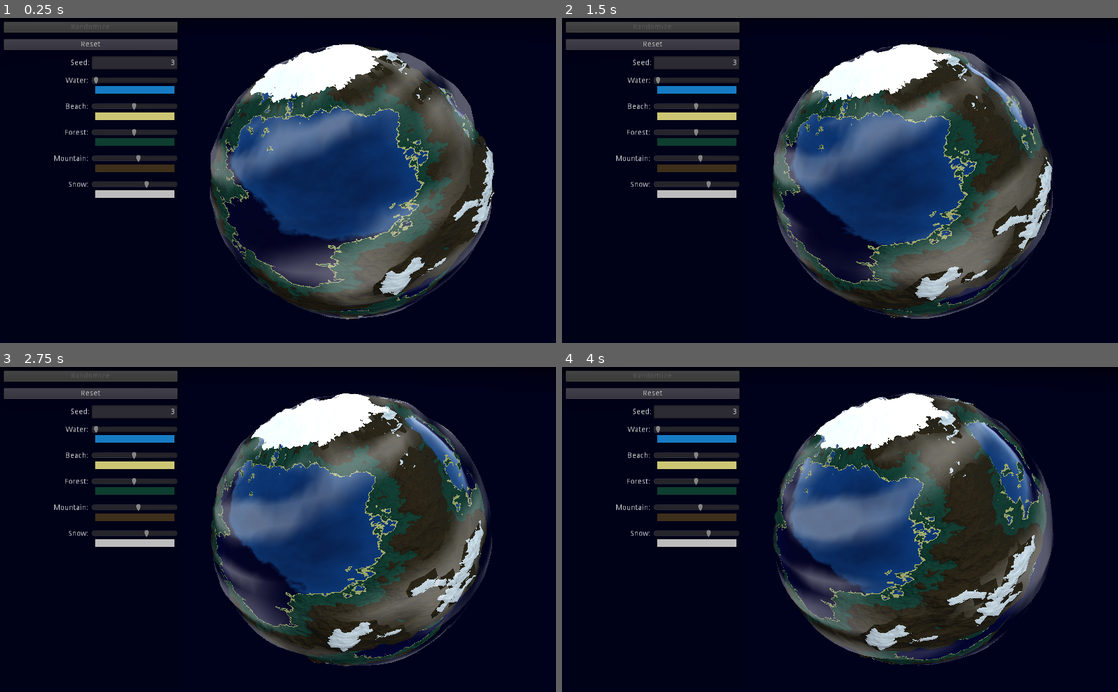
Above: before the commit, frames 1-4 (two rows, left to right).
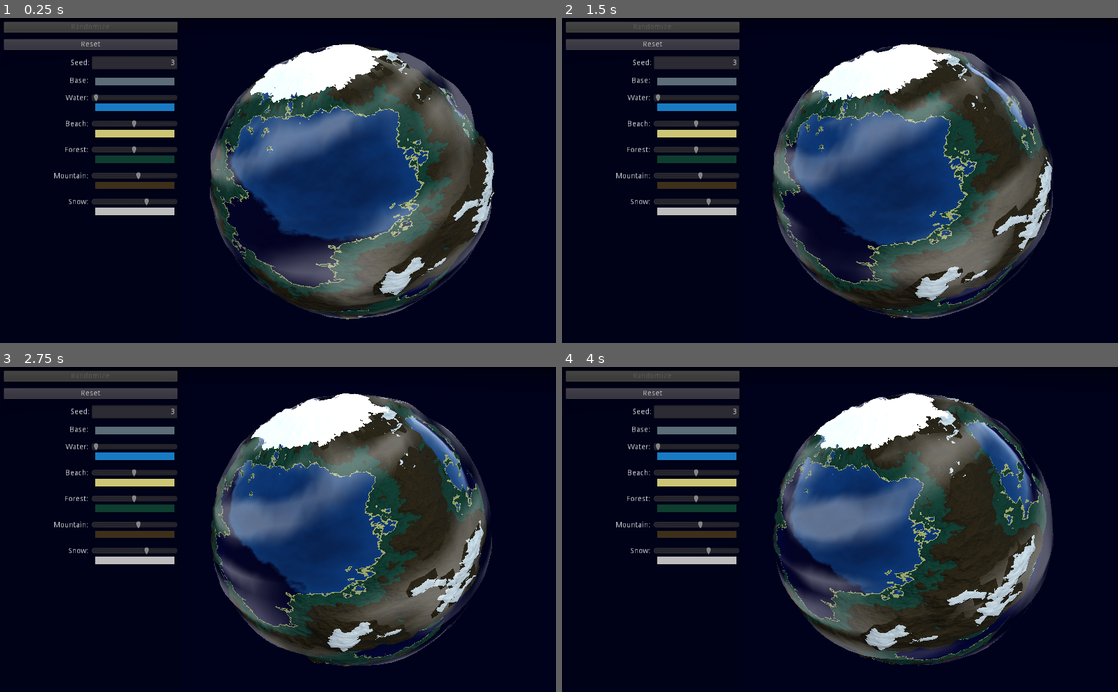
Above: after the commit, the same moments.

Repository: RichoM/SimplexNoiseTest
Game: Godot game, scene res://Test.tscn
The game is run twice, just before and just after one commit, with the same random seed, the same clock (stepped at 60 frames per second) and the same inputs.
Inputs:
- Up to frame 1 (0.25 s): no input
- Up to frame 2 (1.5 s): no input
- Up to frame 3 (2.75 s): no input
- Up to frame 4 (4 s): no input

The runs differ from the first frame. In frame 1, 5.2% of the frame differs, in the area x 9-32%, y 18-61%; in frame 2, 5.2%; in frame 3, 5.2%; in frame 4, 5.2%.

Commit message:
Added the base color as a setting

Diff:
--- a/godot/GUI.gd
+++ b/godot/GUI.gd
@@ -2,6 +2,7 @@
 
 export var planet : NodePath
 export var seed_input : NodePath
+export var base_color : NodePath
 export var water_threshold : NodePath
 export var water_color : NodePath
 export var beach_threshold : NodePath
@@ -32,6 +33,7 @@
 	initial_values["mountain.threshold"] = get_terrain_threshold("mountain")
 	initial_values["snow.threshold"] = get_terrain_threshold("snow")
 
+	initial_values["base.color"] = get_terrain_color("base")
 	initial_values["water.color"] = get_terrain_color("water")
 	initial_values["beach.color"] = get_terrain_color("beach")
 	initial_values["forest.color"] = get_terrain_color("forest")
@@ -47,6 +49,7 @@
 	(get_node(mountain_threshold) as HSlider).value = get_terrain_threshold("mountain")
 	(get_node(snow_threshold) as HSlider).value = get_terrain_threshold("snow")
 
+	(get_node(base_color) as ColorPickerButton).color = get_terrain_color("base")
 	(get_node(water_color) as ColorPickerButton).color = get_terrain_color("water")
 	(get_node(beach_color) as ColorPickerButton).color = get_terrain_color("beach")
 	(get_node(forest_color) as ColorPickerButton).color = get_terrain_color("forest")
@@ -127,6 +130,9 @@
 	set_terrain_color("snow", color)
 
 
+func _on_base_color_color_changed(color):
+	set_terrain_color("base", color)
+
 func _on_reset_button_pressed():
 	set_seed(initial_values["seed"])
 
--- a/godot/GUI.tscn
+++ b/godot/GUI.tscn
@@ -10,6 +10,7 @@
 "_edit_use_anchors_": false
 }
 seed_input = NodePath("Panel/Controls/SeedControl/seed")
+base_color = NodePath("Panel/Controls/BaseControl/right/base_color")
 water_threshold = NodePath("Panel/Controls/WaterControl/right/water_threshold")
 water_color = NodePath("Panel/Controls/WaterControl/right/water_color")
 beach_threshold = NodePath("Panel/Controls/BeachControl/right/beach_threshold")
@@ -91,10 +92,51 @@
 "_edit_use_anchors_": false
 }
 
+[node name="BaseControl" type="HBoxContainer" parent="Panel/Controls"]
+margin_top = 100.0
+margin_right = 320.0
+margin_bottom = 120.0
+__meta__ = {
+"_edit_use_anchors_": false
+}
+
+[node name="left" type="MarginContainer" parent="Panel/Controls/BaseControl"]
+margin_right = 158.0
+margin_bottom = 20.0
+size_flags_horizontal = 3
+custom_constants/margin_right = 2
+custom_constants/margin_top = 2
+
+[node name="label" type="Label" parent="Panel/Controls/BaseControl/left"]
+margin_top = 2.0
+margin_right = 156.0
+margin_bottom = 20.0
+size_flags_horizontal = 3
+size_flags_vertical = 1
+text = "Base:"
+align = 2
+__meta__ = {
+"_edit_use_anchors_": false
+}
+
+[node name="right" type="VBoxContainer" parent="Panel/Controls/BaseControl"]
+margin_left = 162.0
+margin_right = 320.0
+margin_bottom = 20.0
+size_flags_horizontal = 3
+custom_constants/separation = 0
+
+[node name="base_color" type="ColorPickerButton" parent="Panel/Controls/BaseControl/right"]
+margin_right = 158.0
+margin_bottom = 20.0
+flat = true
+color = Color( 1, 1, 1, 1 )
+edit_alpha = false
+
 [node name="WaterControl" type="HBoxContainer" parent="Panel/Controls"]
-margin_top = 100.0
-margin_right = 320.0
-margin_bottom = 136.0
+margin_top = 132.0
+margin_right = 320.0
+margin_bottom = 168.0
 __meta__ = {
 "_edit_use_anchors_": false
 }
@@ -140,9 +182,9 @@
 edit_alpha = false
 
 [node name="BeachControl" type="HBoxContainer" parent="Panel/Controls"]
-margin_top = 148.0
-margin_right = 320.0
-margin_bottom = 184.0
+margin_top = 180.0
+margin_right = 320.0
+margin_bottom = 216.0
 __meta__ = {
 "_edit_use_anchors_": false
 }
@@ -188,9 +230,9 @@
 edit_alpha = false
 
 [node name="ForestControl" type="HBoxContainer" parent="Panel/Controls"]
-margin_top = 196.0
-margin_right = 320.0
-margin_bottom = 232.0
+margin_top = 228.0
+margin_right = 320.0
+margin_bottom = 264.0
 __meta__ = {
 "_edit_use_anchors_": false
 }
@@ -236,9 +278,9 @@
 edit_alpha = false
 
 [node name="MountainControl" type="HBoxContainer" parent="Panel/Controls"]
-margin_top = 244.0
-margin_right = 320.0
-margin_bottom = 280.0
+margin_top = 276.0
+margin_right = 320.0
+margin_bottom = 312.0
 __meta__ = {
 "_edit_use_anchors_": false
 }
@@ -284,9 +326,9 @@
 edit_alpha = false
 
 [node name="SnowControl" type="HBoxContainer" parent="Panel/Controls"]
-margin_top = 292.0
-margin_right = 320.0
-margin_bottom = 328.0
+margin_top = 324.0
+margin_right = 320.0
+margin_bottom = 360.0
 __meta__ = {
 "_edit_use_anchors_": false
 }
@@ -333,6 +375,7 @@
 [connection signal="pressed" from="Panel/Controls/reset_button" to="." method="_on_reset_button_pressed"]
 [connection signal="focus_exited" from="Panel/Controls/SeedControl/seed" to="." method="_on_seed_focus_exited"]
 [connection signal="text_entered" from="Panel/Controls/SeedControl/seed" to="." method="_on_seed_text_entered"]
+[connection signal="color_changed" from="Panel/Controls/BaseControl/right/base_color" to="." method="_on_base_color_color_changed"]
 [connection signal="value_changed" from="Panel/Controls/WaterControl/right/water_threshold" to="." method="_on_water_threshold_value_changed"]
 [connection signal="color_changed" from="Panel/Controls/WaterControl/right/water_color" to="." method="_on_water_color_changed"]
 [connection signal="value_changed" from="Panel/Controls/BeachControl/right/beach_threshold" to="." method="_on_beach_threshold_value_changed"]
--- a/godot/terrain_sphere.shader
+++ b/godot/terrain_sphere.shader
@@ -1,13 +1,14 @@
 shader_type spatial;
 
 uniform vec2 offset;
+uniform vec4 base : hint_color;
 uniform vec4 water : hint_color;
 uniform vec4 beach : hint_color;
 uniform vec4 forest : hint_color;
 uniform vec4 mountain : hint_color;
 uniform vec4 snow : hint_color;
-uniform sampler2D noise_sampler;
-uniform sampler2D noise_normal;
+uniform sampler2D noise_sampler : hint_albedo;
+uniform sampler2D noise_normal : hint_normal;
 
 uniform float water_threshold = 0.0;
 uniform float beach_threshold = 0.5;
@@ -45,7 +46,7 @@
 	} else if (noise.r > beach_threshold) {
 		disp = noise.r * 0.05;
 	}
-	disp = min(disp, 0.75);
+
 
 	if (UV.y < noise.x / 5.0 || UV.y > 1.0 - noise.x / 5.0) {
 		//disp = 0.015 * UV.y + 0.055;
@@ -73,7 +74,7 @@
 		EMISSION = vec3(.01);
 
 	} else {
-		vec4 color = vec4(1.0);
+		vec4 color = base;
 		if (noise.x > water_threshold && noise.x < beach_threshold) { // Water
 			color = water;
 			ROUGHNESS = 0.001;
--- a/godot/terrain_sphere.tres
+++ b/godot/terrain_sphere.tres
@@ -7,6 +7,7 @@
 [resource]
 shader = ExtResource( 1 )
 shader_param/offset = Vector2( 0, 0 )
+shader_param/base = Color( 0.360784, 0.423529, 0.47451, 1 )
 shader_param/water = Color( 0.0901961, 0.482353, 0.768627, 1 )
 shader_param/beach = Color( 0.8, 0.777067, 0.456, 1 )
 shader_param/forest = Color( 0.054902, 0.243137, 0.184314, 1 )
